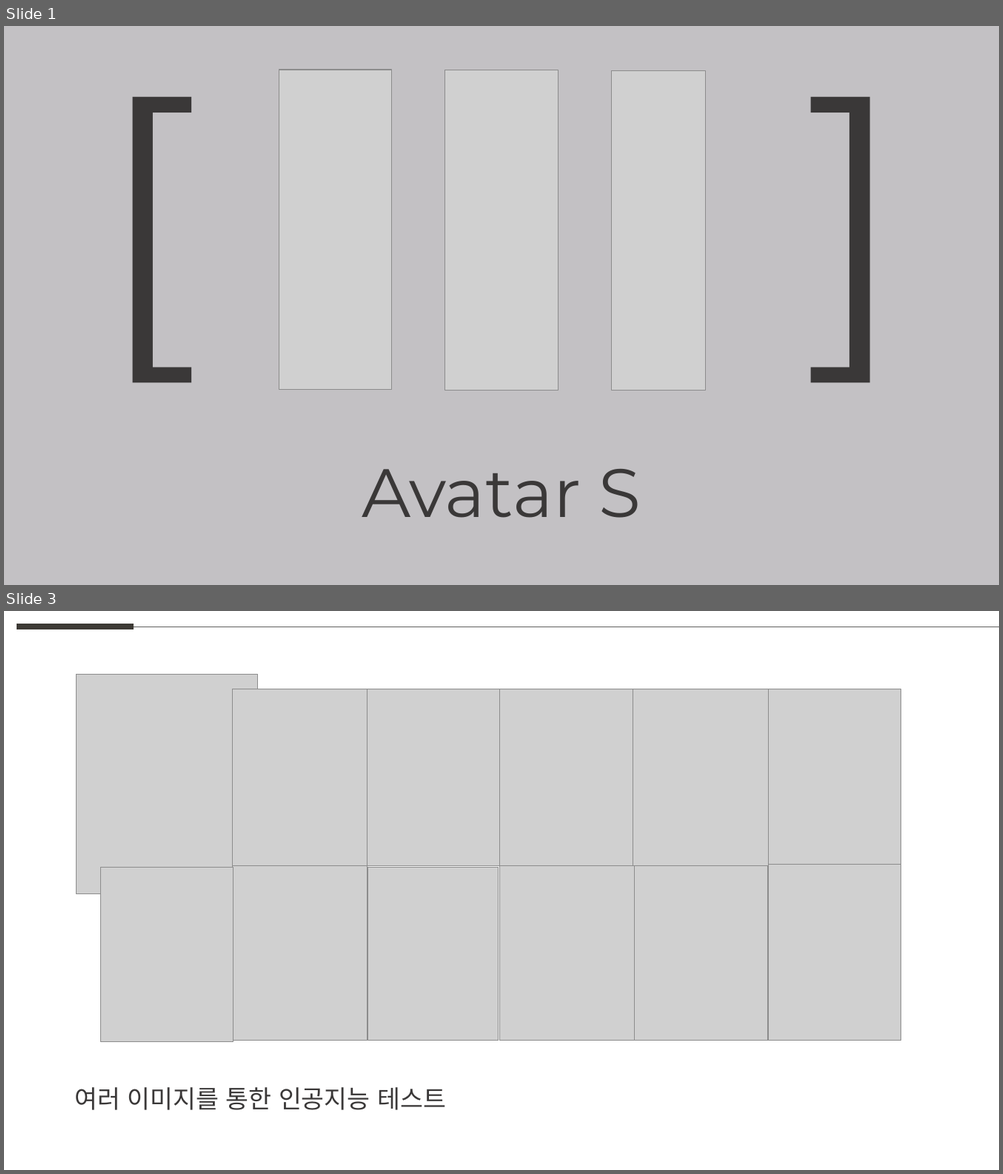
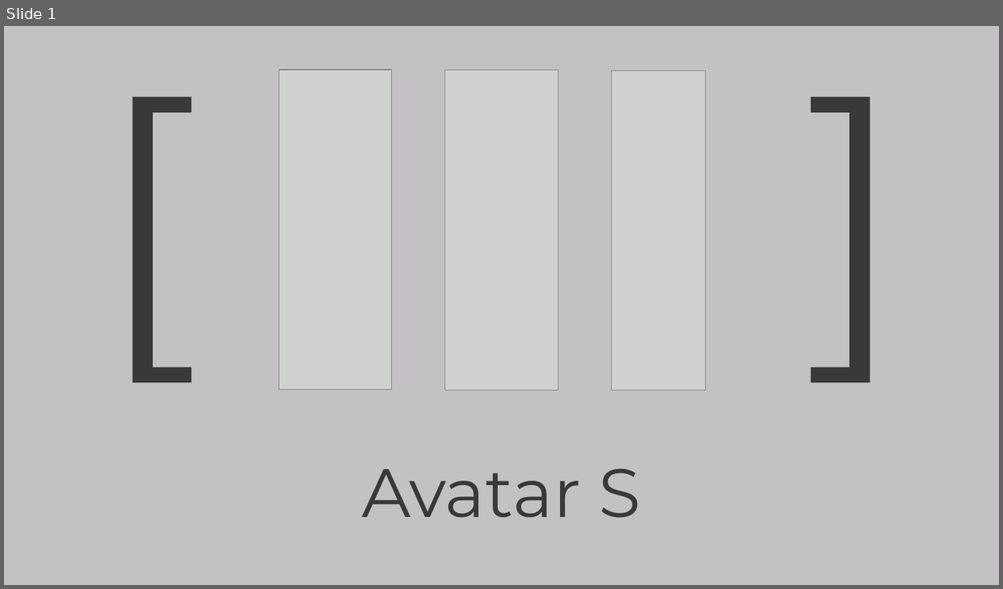
Before and after one commit to weaknessHero/Project_AvatarS, a slide deck: 발표자료/업데이트/LJHPPT.pptx. Shown one above the other, each under a label of ours: slides 1 and 3 before the commit, slide 1 after it; the slides between them are not shown. The pictures are 1003x1174 and 1003x589 pixels, drawn with LibreOffice and Linux fonts; fonts in the diff are those of the drawing; grey boxes stand for pictures. Boxes give left, top, right and bottom in pixels: in the first picture for what was removed or moved away, otherwise in the second. Text is boxed around its words. In the diff, an @@ line names an element or a change of style, - is before the commit and + after.

```diff
--- a/발표자료/업데이트/LJHPPT.pptx
+++ b/발표자료/업데이트/LJHPPT.pptx
@@ slide 3 removed at bbox=[4, 611, 999, 1170], background #FFFFFF @@
@@ line removed from (17, 627) to (134, 627) @@
@@ line removed from (134, 627) to (999, 627) @@
@@ picture removed at bbox=[77, 675, 258, 894] @@
@@ picture removed at bbox=[233, 689, 367, 867] @@
@@ picture removed at bbox=[367, 689, 498, 866] @@
@@ picture removed at bbox=[499, 689, 633, 868] @@
@@ picture removed at bbox=[633, 689, 768, 869] @@
@@ picture removed at bbox=[768, 689, 901, 866] @@
@@ picture removed at bbox=[101, 867, 234, 1042] @@
@@ picture removed at bbox=[233, 866, 367, 1042] @@
@@ picture removed at bbox=[368, 867, 498, 1041] @@
@@ picture removed at bbox=[499, 866, 634, 1042] @@
@@ picture removed at bbox=[634, 866, 768, 1042] @@
@@ picture removed at bbox=[768, 864, 901, 1041] @@
@@ text removed at bbox=[74, 1088, 446, 1111] @@
-여러 이미지를 통한 인공지능 테스트
```
Also in this commit, not shown: 3 slides added, 4 other slides removed.
